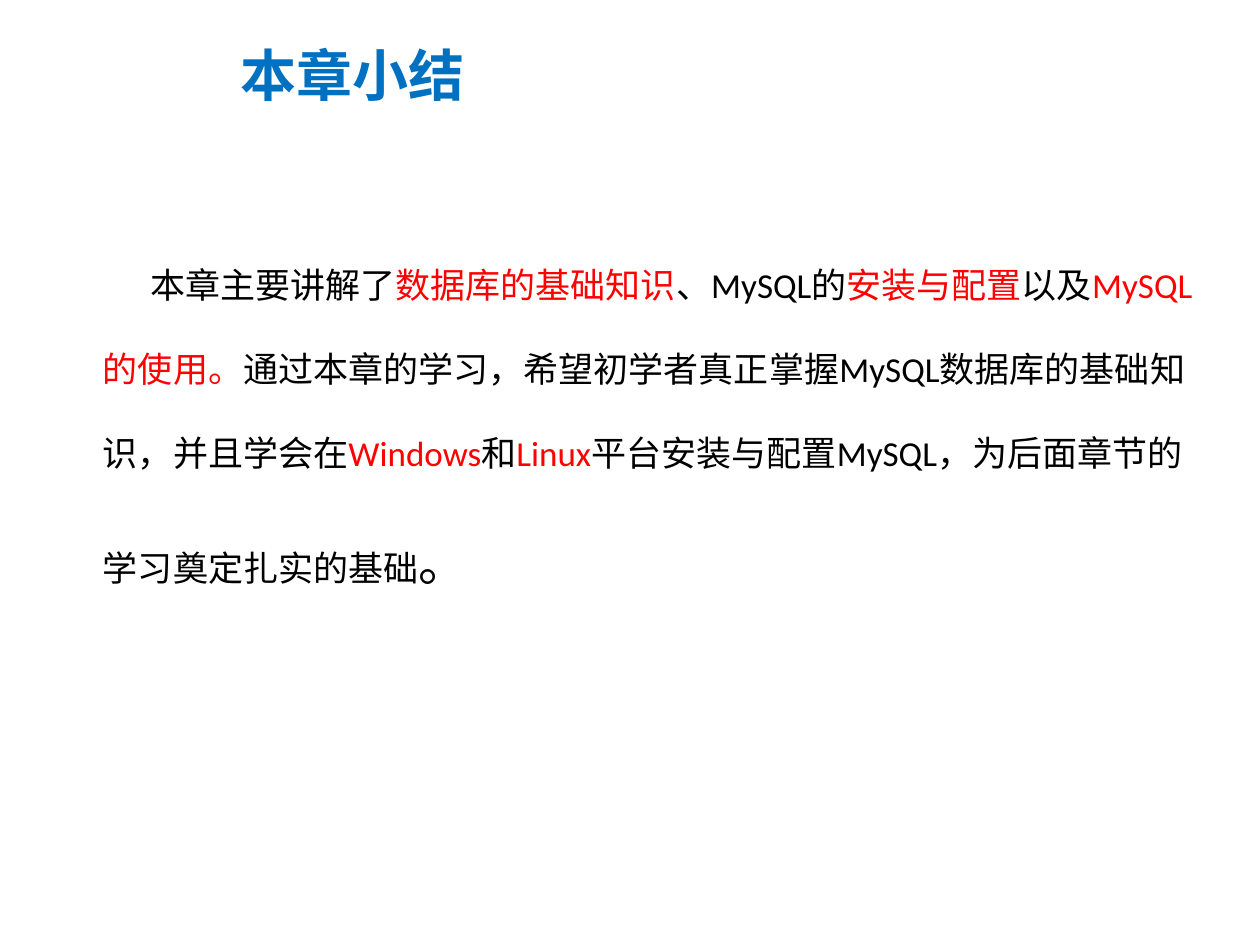
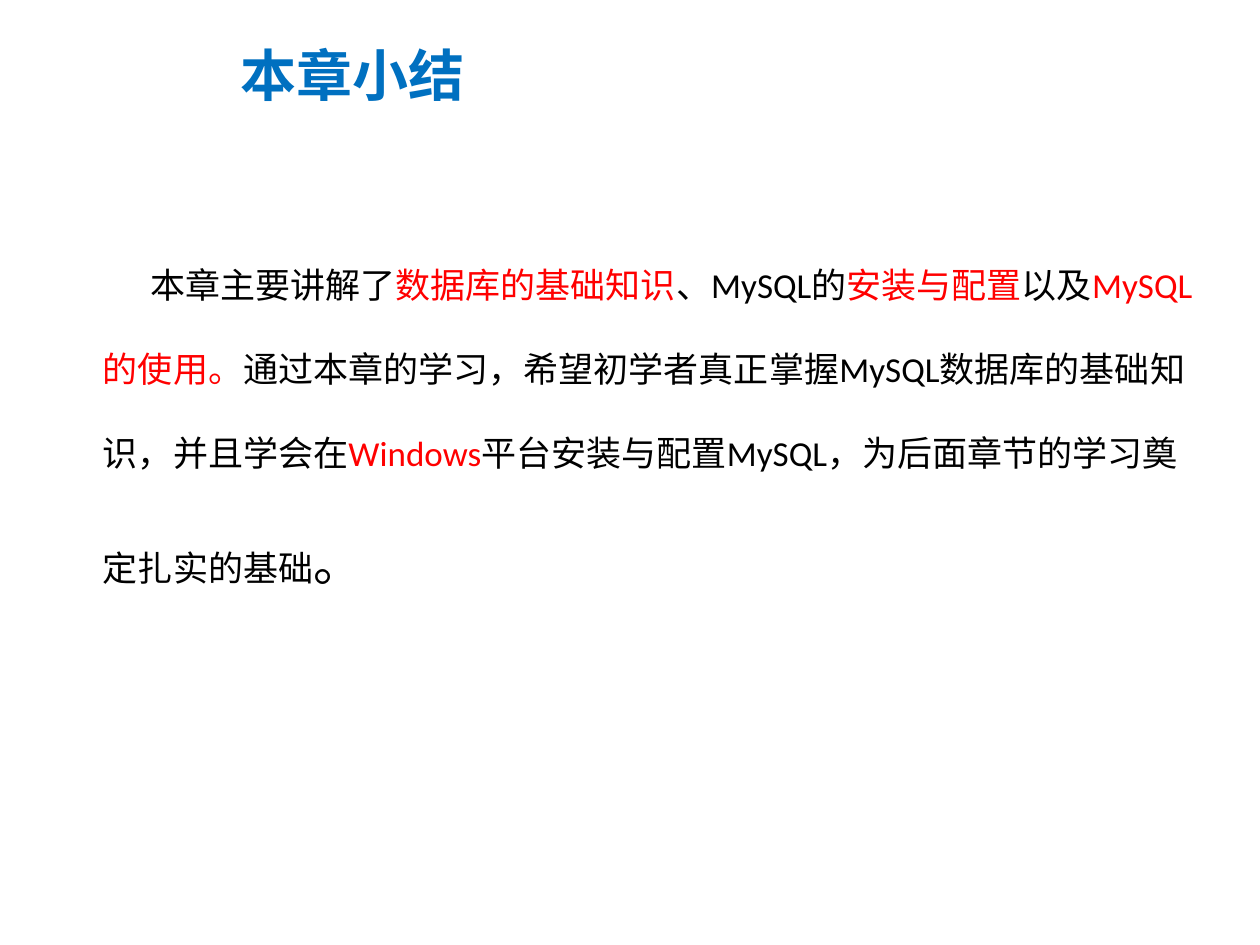
Before and after one commit to tony1989zhang/path, a slide deck: slide 20 of mysql/3 PPT/MySQL_PPT课件/mysql第1章课件.ppt (slide 24 before the commit). Drawn at 1260x945 pixels with LibreOffice and Linux fonts; fonts in the diff are those of the drawing; background and template pictures are left out. Boxes give left, top, right and bottom in pixels: in the first picture for what was removed or moved away, otherwise in the second. Text is boxed around its words. In the diff, an @@ line names an element or a change of style, - is before the commit and + after.

```diff
--- a/mysql/3 PPT/MySQL_PPT课件/mysql第1章课件.ppt
+++ b/mysql/3 PPT/MySQL_PPT课件/mysql第1章课件.ppt
@@ text at (103,268,1192,584): text changed @@
-本章主要讲解了数据库的基础知识、MySQL的安装与配置以及MySQL的使用。通过本章的学习，希望初学者真正掌握MySQL数据库的基础知识，并且学会在Windows和Linux平台安装与配置MySQL，为后面章节的学习奠定扎实的基础。
+本章主要讲解了数据库的基础知识、MySQL的安装与配置以及MySQL的使用。通过本章的学习，希望初学者真正掌握MySQL数据库的基础知识，并且学会在Windows平台安装与配置MySQL，为后面章节的学习奠定扎实的基础。
```
Also in this commit, not shown: 1 other slide changed, 4 slides removed, 19 other files.
